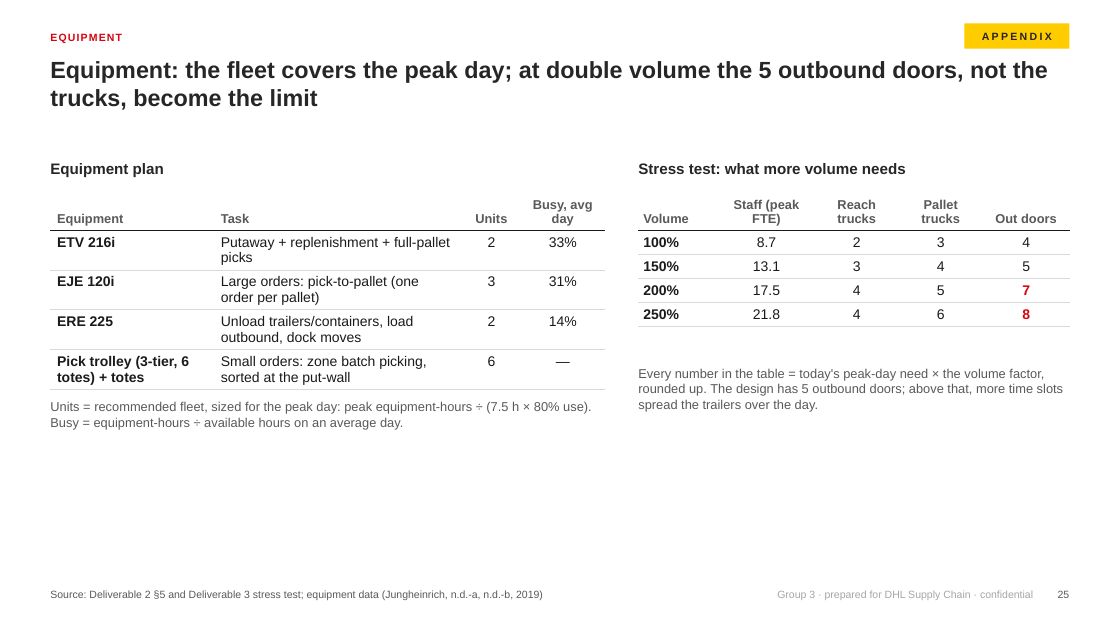
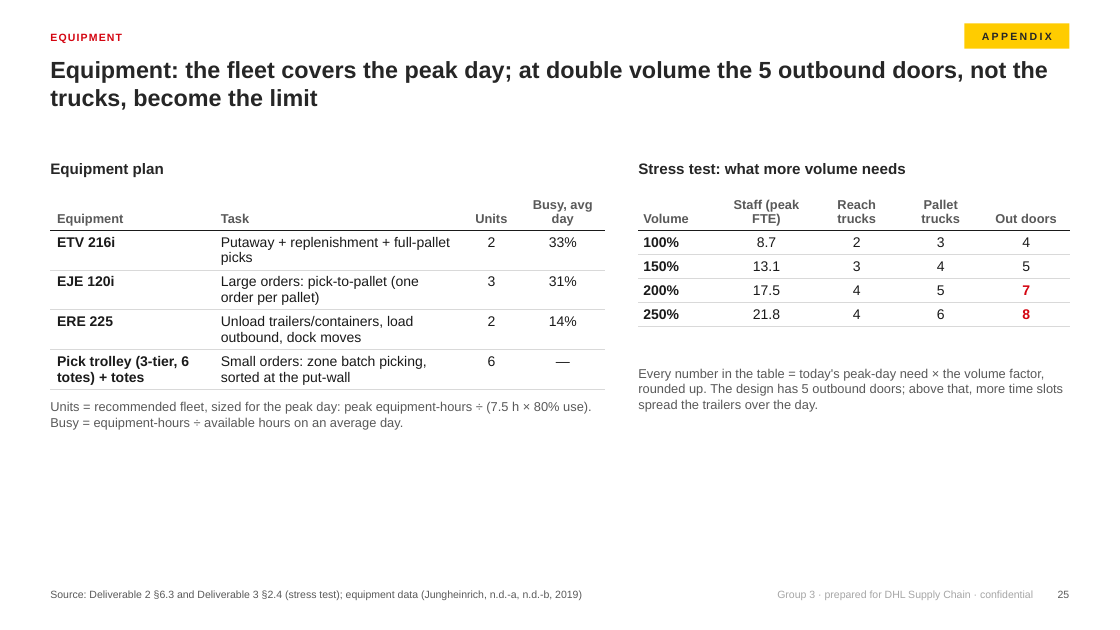
Before and after one commit to glebpankov2005-coder/Operations-Management-, a slide deck: slide 25 of deliverables/Presentation_Group3_Project_OTM.pptx. Drawn at 1120x630 pixels with LibreOffice and Linux fonts; fonts in the diff are those of the drawing. Boxes give left, top, right and bottom in pixels: in the first picture for what was removed or moved away, otherwise in the second. Text is boxed around its words. In the diff, an @@ line names an element or a change of style, - is before the commit and + after.

```diff
--- a/deliverables/Presentation_Group3_Project_OTM.pptx
+++ b/deliverables/Presentation_Group3_Project_OTM.pptx
@@ text at (50,590,582,600): text changed @@
-Source: Deliverable 2 §5 and Deliverable 3 stress test; equipment data (Jungheinrich, n.d.-a, n.d.-b, 2019)
+Source: Deliverable 2 §6.3 and Deliverable 3 §2.4 (stress test); equipment data (Jungheinrich, n.d.-a, n.d.-b, 2019)
```
Also in this commit, not shown: 7 other slides changed, 10 other files.
